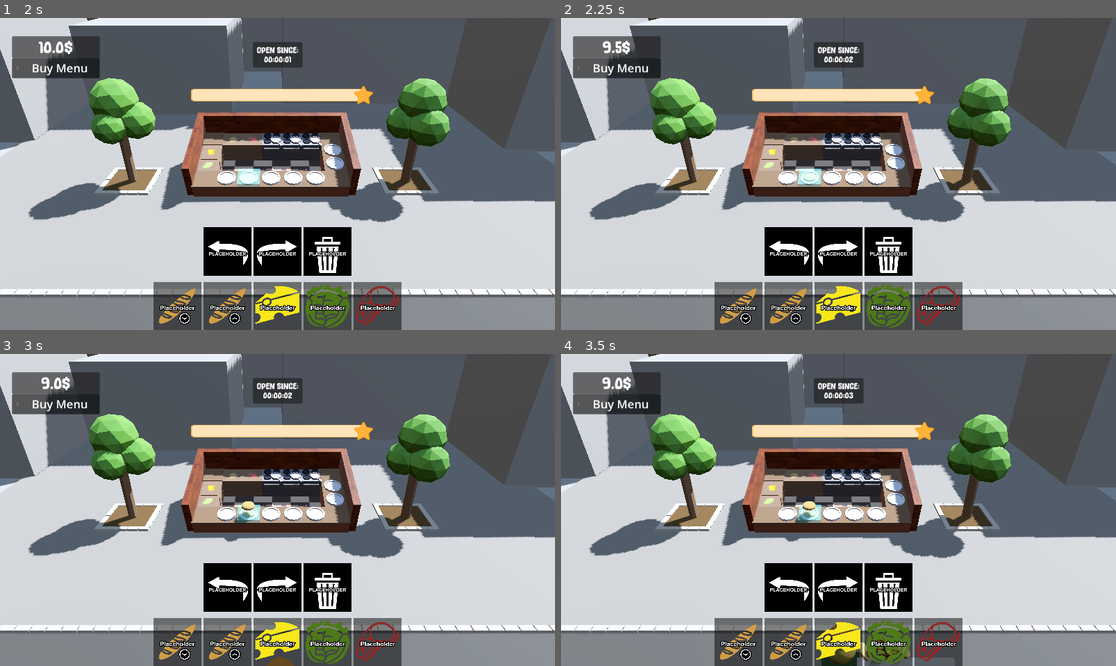
Above: before the commit, frames 1-4 (two rows, left to right).
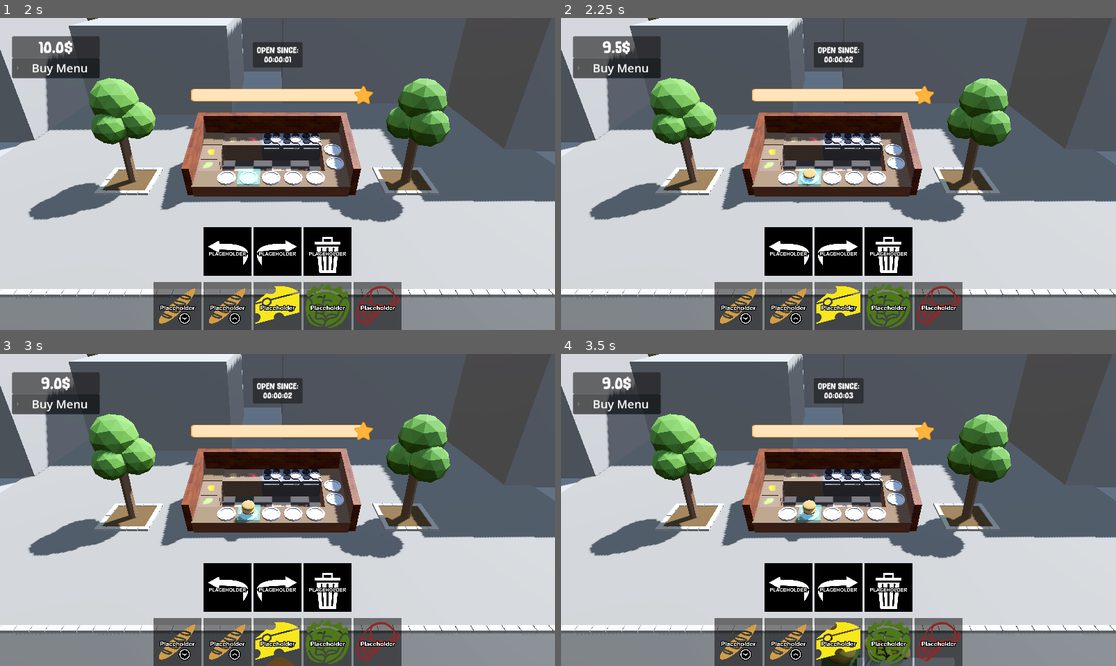
Above: after the commit, the same moments.

Repository: thewasmans/2026-game-jam-burger-truck
Game: Godot game, scene res://scenes/main.tscn
Two runs of this game, one before a commit and one after it. Both use one fixed random seed, a clock stepped at 60 frames per second and the inputs below.
Inputs (mouse positions are in pixels of both pictures, inside the frame that each line leads up to):
- Up to frame 1 (2 s): click (227, 252) at 0.5 s; click (277, 252) at 1.25 s
- Up to frame 2 (2.25 s): click (738, 305) at 2.02 s
- Up to frame 3 (3 s): click (227, 641) at 2.77 s
- Up to frame 4 (3.5 s): no input

Frame 1 is identical in both runs. In frame 2, 0.1% of the frame differs, in the area x 41-46%, y 48-60%; in frame 3, less than 0.1%; in frame 4, 0.2%, in the area x 41-63%, y 46-100%.

Commit message:
Fix errors on ingredients

Diff:
--- a/contents/prefabs/ingredients/bun.tscn
+++ /dev/null
@@ -1,29 +0,0 @@
-[gd_scene format=3 uid="uid://q621txyph8vk"]
-
-[ext_resource type="PackedScene" uid="uid://b7hk7qjtttpsi" path="res://contents/3d/ingredients/bun_bottom_3d.glb" id="1_wjnf4"]
-[ext_resource type="Animation" uid="uid://bnwq76w30nvar" path="res://idle.res" id="2_0s2bj"]
-
-[sub_resource type="Animation" id="Animation_0s2bj"]
-length = 0.001
-tracks/0/type = "position_3d"
-tracks/0/imported = false
-tracks/0/enabled = true
-tracks/0/path = NodePath("bun_bottom_3d")
-tracks/0/interp = 1
-tracks/0/loop_wrap = true
-tracks/0/keys = PackedFloat32Array(0, 1, 0, -1, 0)
-
-[sub_resource type="AnimationLibrary" id="AnimationLibrary_0s2bj"]
-_data = {
-&"RESET": SubResource("Animation_0s2bj"),
-&"idle": ExtResource("2_0s2bj")
-}
-
-[node name="Bun" type="Node3D" unique_id=1505059493]
-
-[node name="bun_bottom_3d" parent="." unique_id=1146729361 instance=ExtResource("1_wjnf4")]
-transform = Transform3D(1, 0, 0, 0, 0.9848077, -0.17364825, 0, 0.17364825, 0.9848077, 0, -1, 0)
-
-[node name="AnimationPlayer" type="AnimationPlayer" parent="." unique_id=216774663]
-libraries/ = SubResource("AnimationLibrary_0s2bj")
-autoplay = &"idle"
--- a/contents/prefabs/ingredients/bun_top.tscn
+++ /dev/null
@@ -1,18 +0,0 @@
-[gd_scene format=3 uid="uid://chxubxxxrxig4"]
-
-[ext_resource type="PackedScene" uid="uid://dvwq2ngf5kyh7" path="res://contents/3d/ingredients/bun_top_3d.glb" id="1_3sspk"]
-[ext_resource type="Animation" uid="uid://bnwq76w30nvar" path="res://idle.res" id="2_6rw40"]
-
-[sub_resource type="AnimationLibrary" id="AnimationLibrary_y7ut1"]
-_data = {
-&"idle": ExtResource("2_6rw40")
-}
-
-[node name="Node3D" type="Node3D" unique_id=2082182732]
-
-[node name="BunTop" parent="." unique_id=2052167475 instance=ExtResource("1_3sspk")]
-transform = Transform3D(1, 0, 0, 0, 0.9848077, -0.17364822, 0, 0.17364822, 0.9848077, 0, -0.1, 0)
-
-[node name="AnimationPlayer" type="AnimationPlayer" parent="." unique_id=1929013948]
-libraries/ = SubResource("AnimationLibrary_y7ut1")
-autoplay = &"idle"
--- a/data/ingredients/bun_bottom.tres
+++ b/data/ingredients/bun_bottom.tres
@@ -2,7 +2,7 @@
 
 [ext_resource type="Script" uid="uid://btvvuw6kwk0cc" path="res://scripts/ingredient.gd" id="1_3lgsw"]
 [ext_resource type="Texture2D" uid="uid://c1ty2c05lm22s" path="res://contents/ui/ingredients/placholder_bun_bottom.png" id="1_lc35h"]
-[ext_resource type="PackedScene" uid="uid://q621txyph8vk" path="res://contents/prefabs/ingredients/bun.tscn" id="2_jm00w"]
+[ext_resource type="PackedScene" uid="uid://b7hk7qjtttpsi" path="res://contents/3d/ingredients/bun_bottom_3d.glb" id="2_jm00w"]
 
 [resource]
 script = ExtResource("1_3lgsw")
--- a/data/ingredients/bun_top.tres
+++ b/data/ingredients/bun_top.tres
@@ -2,7 +2,7 @@
 
 [ext_resource type="Texture2D" uid="uid://wo4ma1j1r3yy" path="res://contents/ui/ingredients/placholder_bun_top.png" id="1_0h7ij"]
 [ext_resource type="Script" uid="uid://btvvuw6kwk0cc" path="res://scripts/ingredient.gd" id="1_abcde"]
-[ext_resource type="PackedScene" uid="uid://chxubxxxrxig4" path="res://contents/prefabs/ingredients/bun_top.tscn" id="2_veirf"]
+[ext_resource type="PackedScene" uid="uid://dvwq2ngf5kyh7" path="res://contents/3d/ingredients/bun_top_3d.glb" id="2_veirf"]
 
 [resource]
 script = ExtResource("1_abcde")
